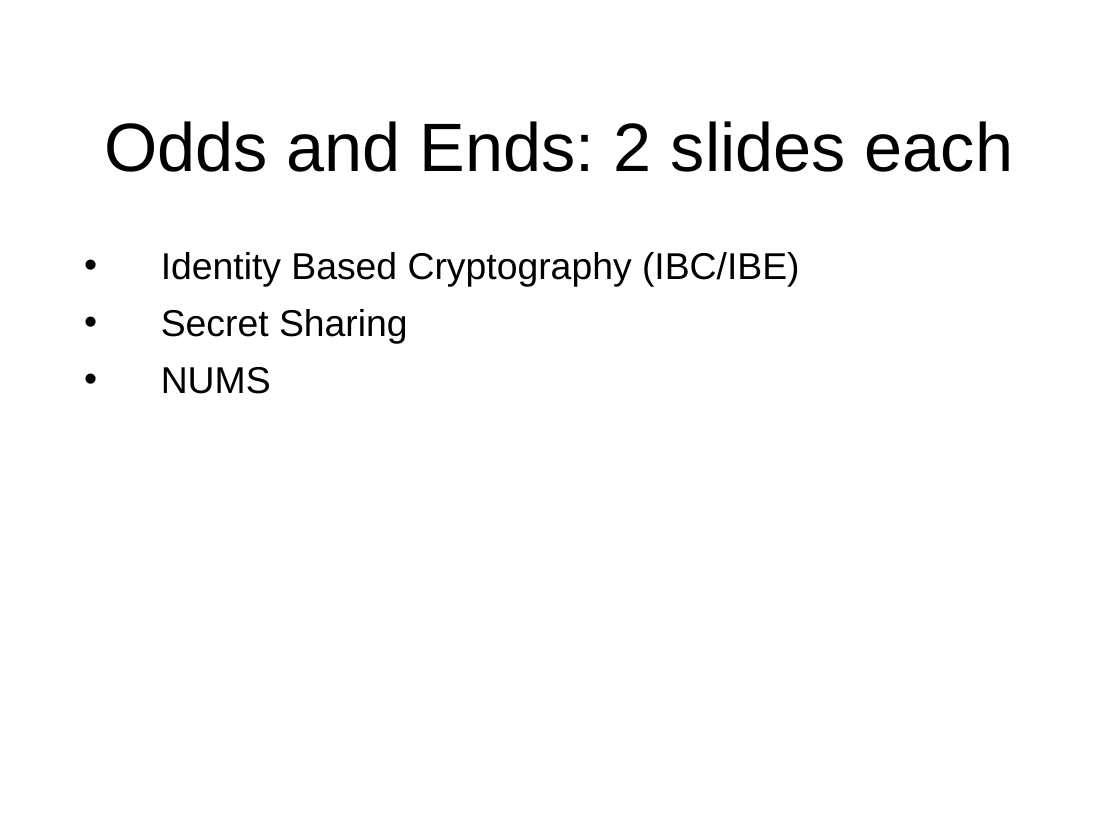
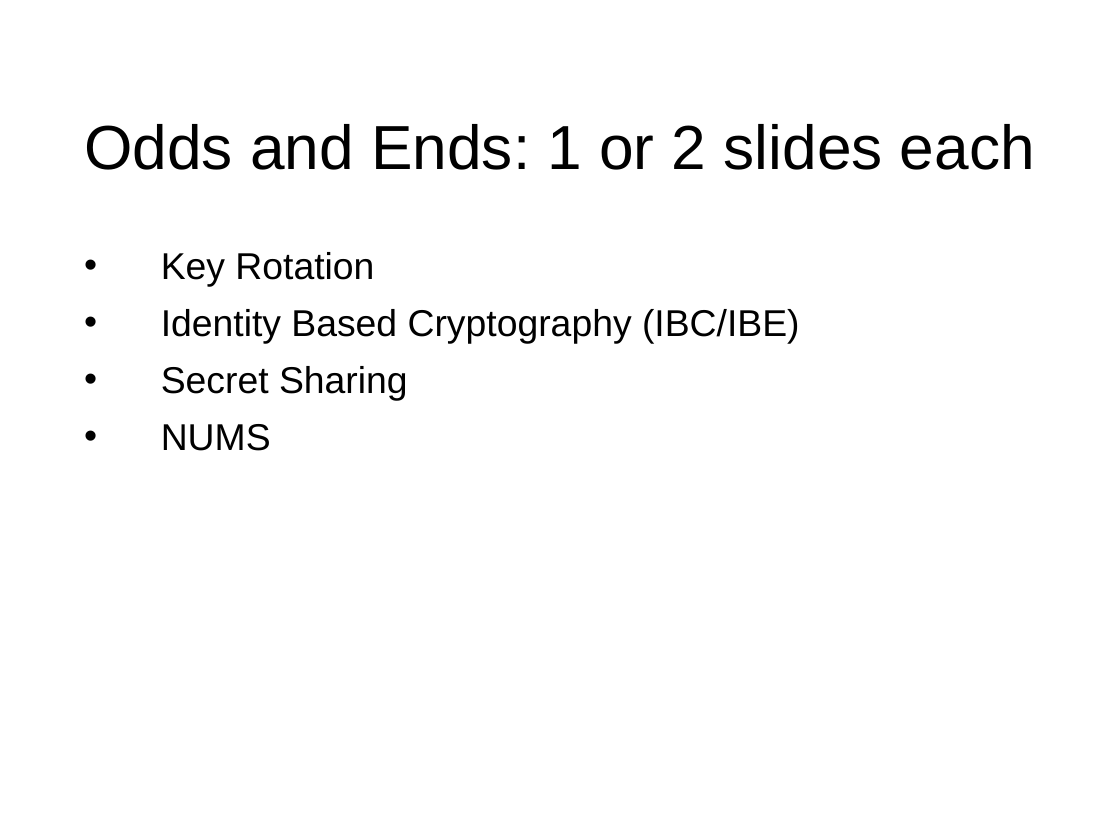
Before and after one commit to sftcd/cs7053, a slide deck: slide 153 of 2022lectures/04-crypto.odp (slide 154 before the commit). Drawn at 1120x840 pixels with LibreOffice and Linux fonts; fonts in the diff are those of the drawing. Boxes give left, top, right and bottom in pixels: in the first picture for what was removed or moved away, otherwise in the second. Text is boxed around its words. In the diff, an @@ line names an element or a change of style, - is before the commit and + after.

```diff
--- a/2022lectures/04-crypto.odp
+++ b/2022lectures/04-crypto.odp
@@ title at box(84, 124, 1035, 170): text changed; size 44 to 40 pt @@
-Odds and Ends: 2 slides each
+Odds and Ends: 1 or 2 slides each
@@ text at box(161, 252, 374, 287): paragraph added @@
+• Key Rotation
```
Also in this commit, not shown: 21 other slides changed.
